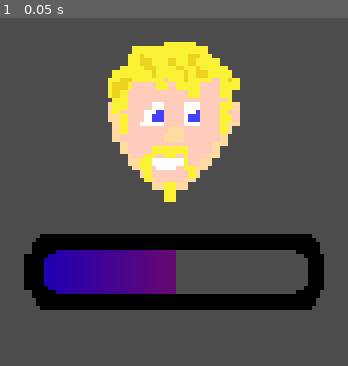
Above: before the commit, frame 1.
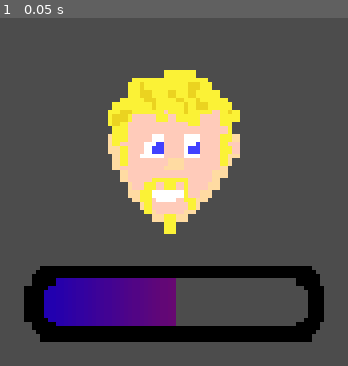
Above: after the commit, the same moment.

Repository: pastra98/DriveMeInsane
Game: Godot game, scene res://gui/game_hud/passenger_window/PassengerWindow.tscn
Same seed, same stepped clock (60 frames per second), same inputs: the game is played once before the commit and once after it. This scene is started directly instead of the project's main scene.
Inputs:
- Up to frame 1 (0.05 s): no input

The runs differ from the first frame. In frame 1, 31% of the frame differs, in the area x 6-94%, y 6-94%.
Error in both runs: Invalid get index 'unlocked_passengers' (on base: 'null instance'). (res://gui/gui_manager.gd:8)

Commit message:
shaking passenger window

Diff:
--- a/src/gui/game_hud/passenger_window/PassengerWindow.tscn
+++ b/src/gui/game_hud/passenger_window/PassengerWindow.tscn
@@ -1,10 +1,66 @@
-[gd_scene load_steps=5 format=2]
+[gd_scene load_steps=9 format=2]
 
 [ext_resource path="res://gui/game_hud/passenger_window/bar_bg.png" type="Texture" id=1]
 [ext_resource path="res://gui/game_hud/passenger_window/insanity_fill.png" type="Texture" id=2]
 [ext_resource path="res://gui/game_hud/passenger_window/passenger_window.gd" type="Script" id=3]
+[ext_resource path="res://gui/theme/pixel_theme.tres" type="Theme" id=4]
+[ext_resource path="res://gui/fonts/pixellari_16.tres" type="DynamicFont" id=5]
 [ext_resource path="res://passengers/ressources/bjorn/bjorn_happy.png" type="Texture" id=6]
 
+[sub_resource type="Animation" id=1]
+length = 0.001
+tracks/0/type = "value"
+tracks/0/path = NodePath("VBoxContainer/PassengerPic:modulate")
+tracks/0/interp = 1
+tracks/0/loop_wrap = true
+tracks/0/imported = false
+tracks/0/enabled = true
+tracks/0/keys = {
+"times": PoolRealArray( 0 ),
+"transitions": PoolRealArray( 1 ),
+"update": 0,
+"values": [ Color( 1, 1, 1, 1 ) ]
+}
+tracks/1/type = "value"
+tracks/1/path = NodePath("VBoxContainer/CurrentEffect:bbcode_text")
+tracks/1/interp = 1
+tracks/1/loop_wrap = true
+tracks/1/imported = false
+tracks/1/enabled = true
+tracks/1/keys = {
+"times": PoolRealArray( 0 ),
+"transitions": PoolRealArray( 1 ),
+"update": 0,
+"values": [ "" ]
+}
+
+[sub_resource type="Animation" id=2]
+resource_name = "go_red"
+length = 2.0
+tracks/0/type = "value"
+tracks/0/path = NodePath("VBoxContainer/PassengerPic:modulate")
+tracks/0/interp = 1
+tracks/0/loop_wrap = true
+tracks/0/imported = false
+tracks/0/enabled = true
+tracks/0/keys = {
+"times": PoolRealArray( 0, 0.3, 0.5 ),
+"transitions": PoolRealArray( 1, 1, 1 ),
+"update": 0,
+"values": [ Color( 1, 1, 1, 1 ), Color( 0.8, 0.615686, 0.615686, 1 ), Color( 1, 1, 1, 1 ) ]
+}
+tracks/1/type = "value"
+tracks/1/path = NodePath("VBoxContainer/CurrentEffect:bbcode_text")
+tracks/1/interp = 1
+tracks/1/loop_wrap = true
+tracks/1/imported = false
+tracks/1/enabled = true
+tracks/1/keys = {
+"times": PoolRealArray( 2 ),
+"transitions": PoolRealArray( 1 ),
+"update": 1,
+"values": [ "" ]
+}
 
 [node name="PassengerWindow" type="MarginContainer"]
 anchor_left = 0.5
@@ -14,33 +70,41 @@
 margin_bottom = 111.0
 size_flags_horizontal = 0
 size_flags_vertical = 0
+theme = ExtResource( 4 )
 script = ExtResource( 3 )
 
 [node name="VBoxContainer" type="VBoxContainer" parent="."]
 margin_right = 96.0
-margin_bottom = 111.0
+margin_bottom = 121.0
 
 [node name="CurrentEffect" type="RichTextLabel" parent="VBoxContainer"]
 margin_right = 96.0
-margin_bottom = 15.0
+margin_bottom = 25.0
+rect_min_size = Vector2( 0, 25 )
 rect_clip_content = false
+custom_fonts/normal_font = ExtResource( 5 )
 bbcode_enabled = true
-fit_content_height = true
+scroll_active = false
 
 [node name="PassengerPic" type="TextureRect" parent="VBoxContainer"]
-margin_top = 19.0
+show_behind_parent = true
+margin_top = 29.0
 margin_right = 96.0
-margin_bottom = 83.0
+margin_bottom = 93.0
 rect_min_size = Vector2( 64, 64 )
 texture = ExtResource( 6 )
 stretch_mode = 6
 
 [node name="InsanityBar" type="TextureProgress" parent="VBoxContainer"]
-margin_top = 87.0
+margin_top = 97.0
 margin_right = 96.0
-margin_bottom = 111.0
+margin_bottom = 121.0
 rect_min_size = Vector2( 96, 24 )
 value = 50.0
 texture_under = ExtResource( 1 )
 texture_progress = ExtResource( 2 )
 nine_patch_stretch = true
+
+[node name="AnimationPlayer" type="AnimationPlayer" parent="."]
+anims/RESET = SubResource( 1 )
+anims/go_red = SubResource( 2 )
--- a/src/gui/game_hud/passenger_window/passenger_window.gd
+++ b/src/gui/game_hud/passenger_window/passenger_window.gd
@@ -12,8 +12,8 @@
 
 func update_insanity(new_value, reason):
     bar.value = new_value
-    # label.bbcode_text = "[b]%s[/b]" % reason
-    label.bbcode_text = "[b][color=red]%s[/color][/b]" % reason
+    label.bbcode_text = "[wave amp=51 freq=10][color=red]%s" % reason
+    $"AnimationPlayer".play("go_red")
 
 
 func clear_text():
